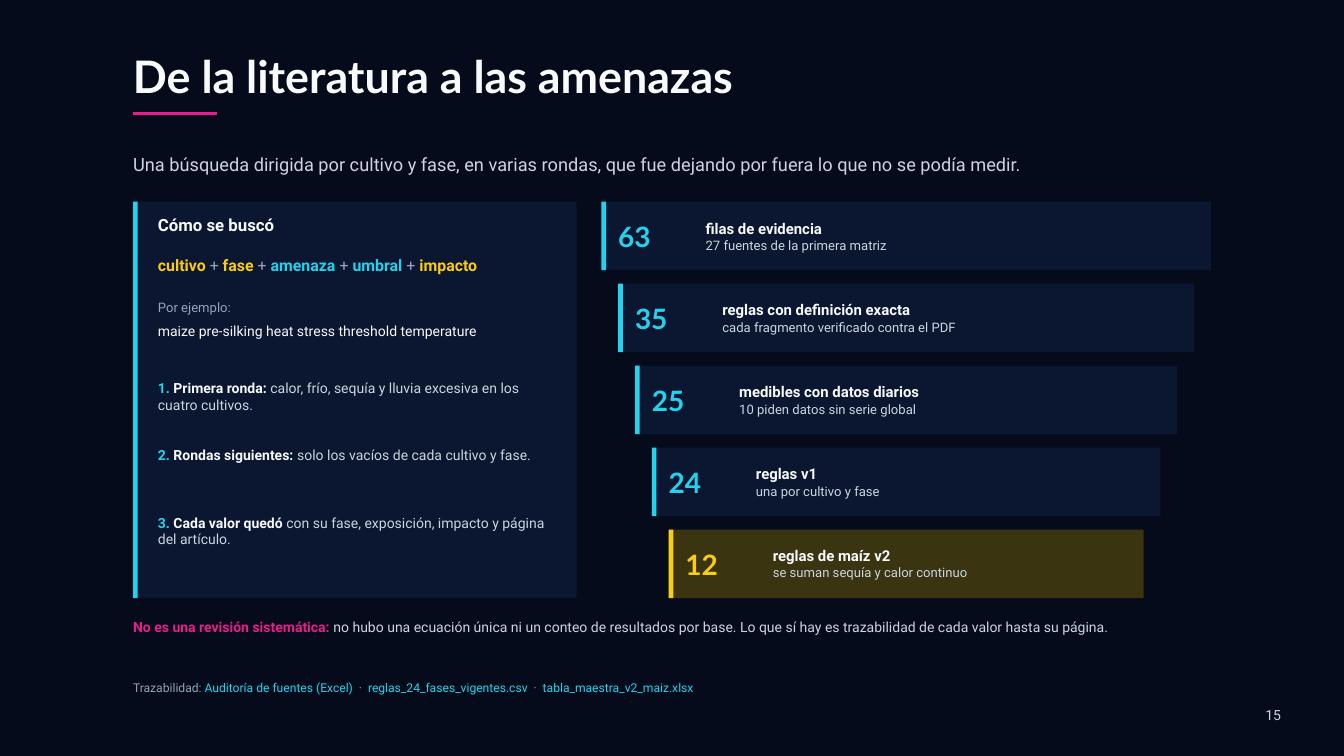
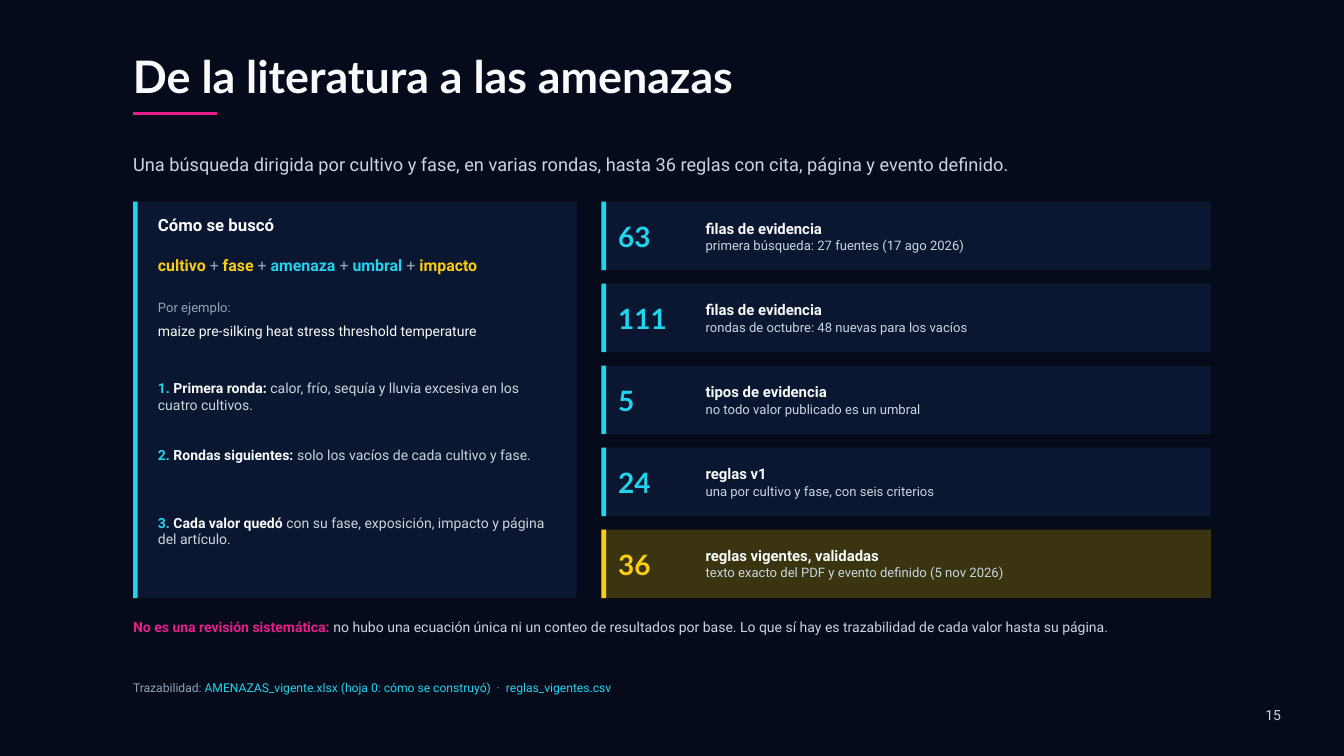
Before and after one commit to Pruizf0310/tesis-cereal-climate, a slide deck: slide 15 of presentacion/Avance_tesis.pptx. Drawn at 1344x756 pixels with LibreOffice and Linux fonts; fonts in the diff are those of the drawing. Boxes give left, top, right and bottom in pixels: in the first picture for what was removed or moved away, otherwise in the second. Text is boxed around its words. In the diff, an @@ line names an element or a change of style, - is before the commit and + after.

```diff
--- a/presentacion/Avance_tesis.pptx
+++ b/presentacion/Avance_tesis.pptx
@@ text at [133,157,1008,175]: text changed @@
-Una búsqueda dirigida por cultivo y fase, en varias rondas, que fue dejando por fuera lo que no se podía medir.
+Una búsqueda dirigida por cultivo y fase, en varias rondas, hasta 36 reglas con cita, página y evento definido.
@@ text at [706,240,964,253]: text changed @@
-27 fuentes de la primera matriz
+primera búsqueda: 27 fuentes (17 ago 2026)
@@ rectangle: place and size @@
-rectangle at [618,284,1194,352]
+rectangle at [601,284,1211,352]
@@ rectangle: place and size @@
-rectangle at [618,284,623,352]
+rectangle at [601,284,606,352]
@@ text at [618,308,667,329]: text changed @@
-35
+111
@@ text at [706,303,968,335]: text changed @@
-reglas con definición exacta
-cada fragmento verificado contra el PDF
+filas de evidencia
+rondas de octubre: 48 nuevas para los vacíos
@@ rectangle: place and size @@
-rectangle at [635,366,1177,434]
+rectangle at [601,366,1211,434]
@@ rectangle: place and size @@
-rectangle at [635,366,640,434]
+rectangle at [601,366,606,434]
@@ text at [706,385,921,417]: text changed @@
-medibles con datos diarios
-10 piden datos sin serie global
+tipos de evidencia
+no todo valor publicado es un umbral
@@ text at [618,390,634,411]: text changed @@
-25
+5
@@ rectangle: place and size @@
-rectangle at [652,448,657,516]
+rectangle at [601,448,606,516]
@@ rectangle: place and size @@
-rectangle at [652,448,1161,516]
+rectangle at [601,448,1211,516]
@@ text "24": place and size @@
-text "24" at [669,472,701,493]
+text "24" at [618,472,650,493]
@@ text "reglas v1": place and size @@
-text "reglas v1" at [756,467,879,499]
+text "reglas v1" at [706,467,934,499]
@@ text at [706,486,934,499]: text changed @@
-una por cultivo y fase
+una por cultivo y fase, con seis criterios
@@ rectangle: place and size @@
-rectangle at [669,530,1144,598]
+rectangle at [601,530,1211,598]
@@ rectangle: place and size @@
-rectangle at [669,530,673,598]
+rectangle at [601,530,606,598]
@@ text at [618,554,650,575]: text changed @@
-12
+36
@@ text at [706,549,1003,580]: text changed @@
-reglas de maíz v2
-se suman sequía y calor continuo
+reglas vigentes, validadas
+texto exacto del PDF y evento definido (5 nov 2026)
@@ text at [133,682,611,695]: text changed @@
-Trazabilidad: Auditoría de fuentes (Excel) · reglas_24_fases_vigentes.csv · tabla_maestra_v2_maiz.xlsx
+Trazabilidad: AMENAZAS_vigente.xlsx (hoja 0: cómo se construyó) · reglas_vigentes.csv
```
Also in this commit, not shown: 13 other slides changed, 4 other files.
